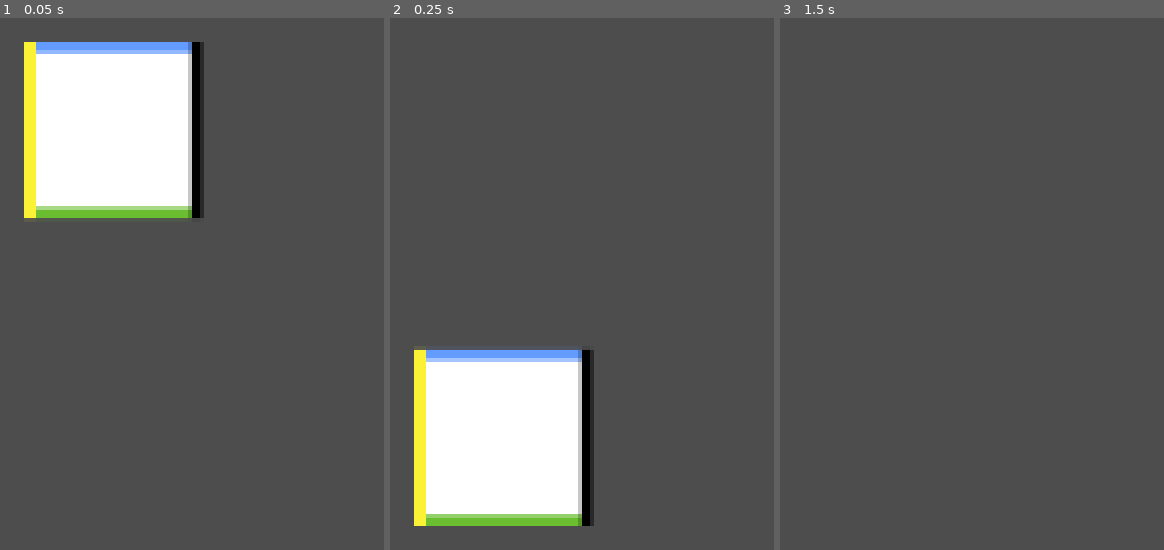
Above: before the commit, frames 1-3 (left to right).
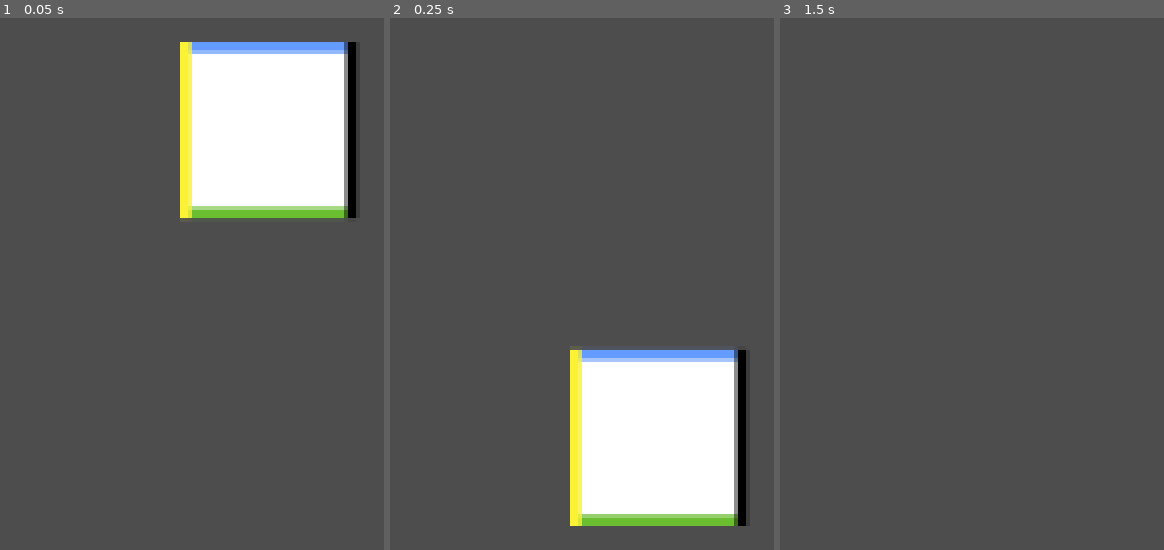
Above: after the commit, the same moments.

Repository: ZiyadAziz/Space-Loop
Game: Godot game, scene res://scenes/game.tscn
Same seed, same stepped clock (60 frames per second), same inputs: the game is played once before the commit and once after it.
Inputs:
- Up to frame 1 (0.05 s): no input
- Up to frame 2 (0.25 s): no input
- Up to frame 3 (1.5 s): tap Enter (ui_accept) at 0.5, 0.77, 1.25 s; hold Right (ui_right) from 0.53 s (still down)

The runs differ from the first frame. In frame 1, 29% of the frame differs, in the area x 6-93%, y 4-38%; in frame 2, 29%, in the area x 6-93%, y 61-96%; in frame 3, nothing differs.

Commit message:
Repo Test
Testing to see if I properly added this project

Diff:
--- a/scenes/game.tscn
+++ b/scenes/game.tscn
@@ -5,7 +5,7 @@
 [node name="Game" type="Node2D"]
 
 [node name="Player" parent="." instance=ExtResource("1_uwrxv")]
-position = Vector2(79, 48)
+position = Vector2(93, 48)
 
 [node name="Camera2D" type="Camera2D" parent="."]
 position = Vector2(78, 42)
